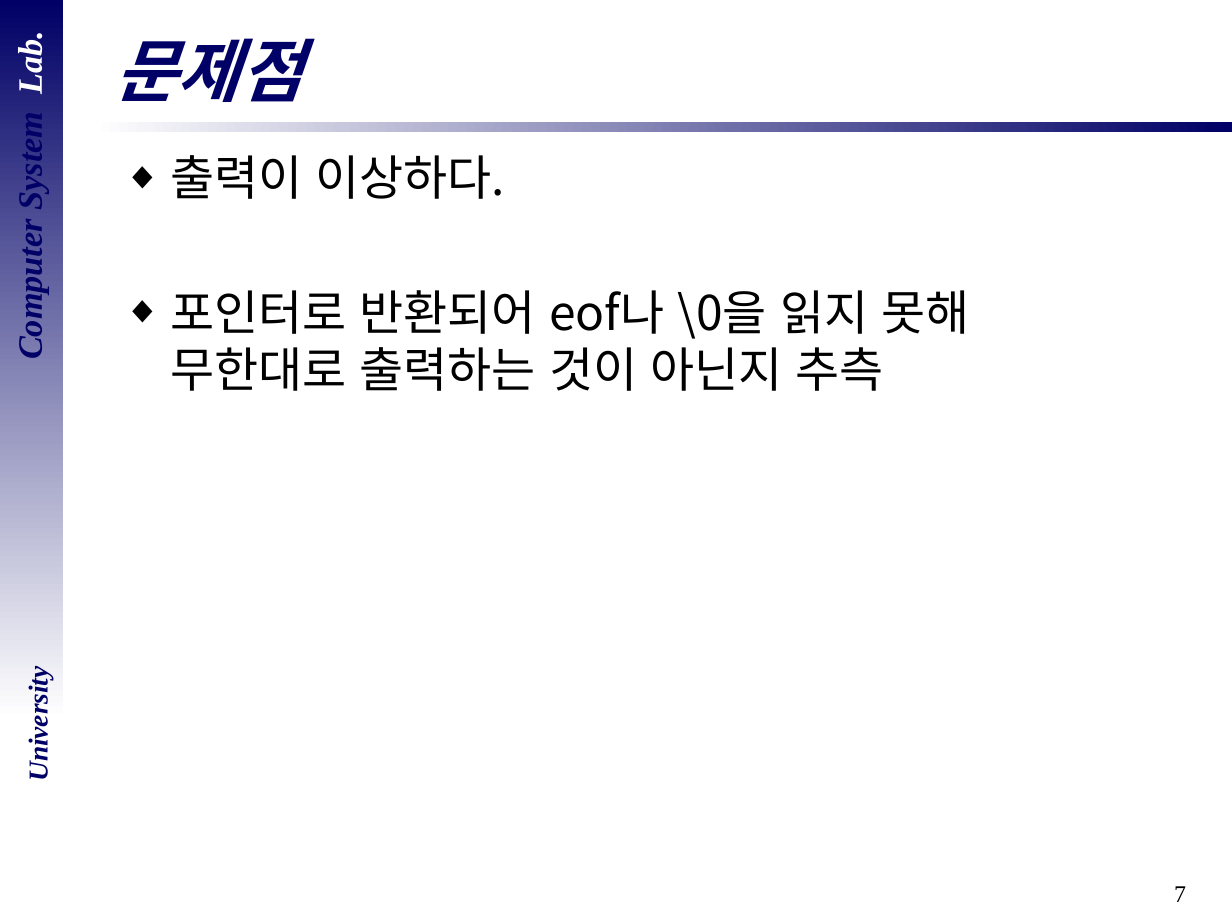
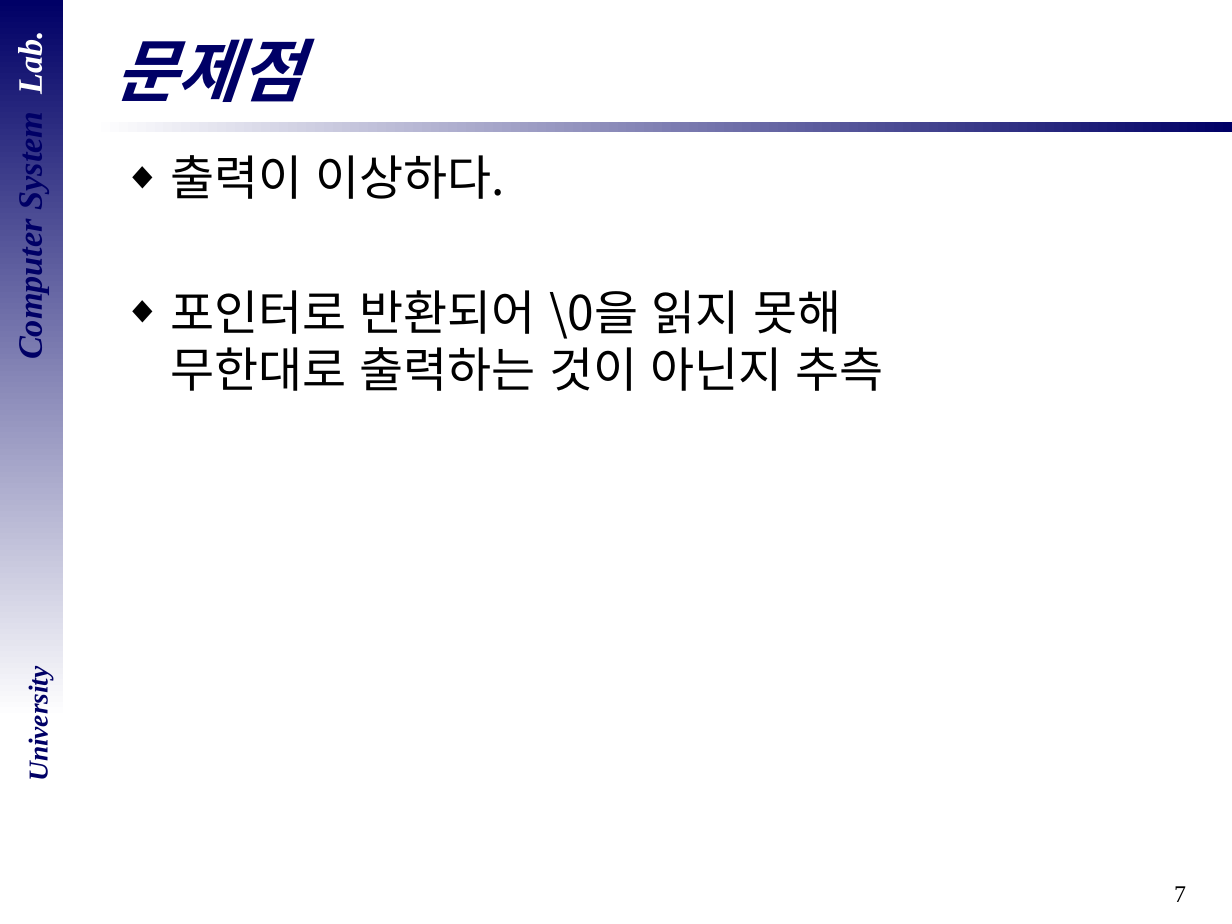
Before and after one commit to DevelopLee20/CSLab_Semina, a slide deck: slide 7 of ppt 모음/CPython3.pptx. Drawn at 1232x924 pixels with LibreOffice and Linux fonts; fonts in the diff are those of the drawing; background and template pictures are left out. Boxes give left, top, right and bottom in pixels: in the first picture for what was removed or moved away, otherwise in the second. Text is boxed around its words. In the diff, an @@ line names an element or a change of style, - is before the commit and + after.

```diff
--- a/ppt 모음/CPython3.pptx
+++ b/ppt 모음/CPython3.pptx
@@ text at (170, 290, 884, 391): text changed @@
-◆ 포인터로 반환되어 eof나 \0을 읽지 못해
-  무한대로 출력하는 것이 아닌지 추측
+◆ 포인터로 반환되어 \0을 읽지 못해
+  무한대로 출력하는 것이 아닌지 추측
```
Also in this commit, not shown: 1 other file.
